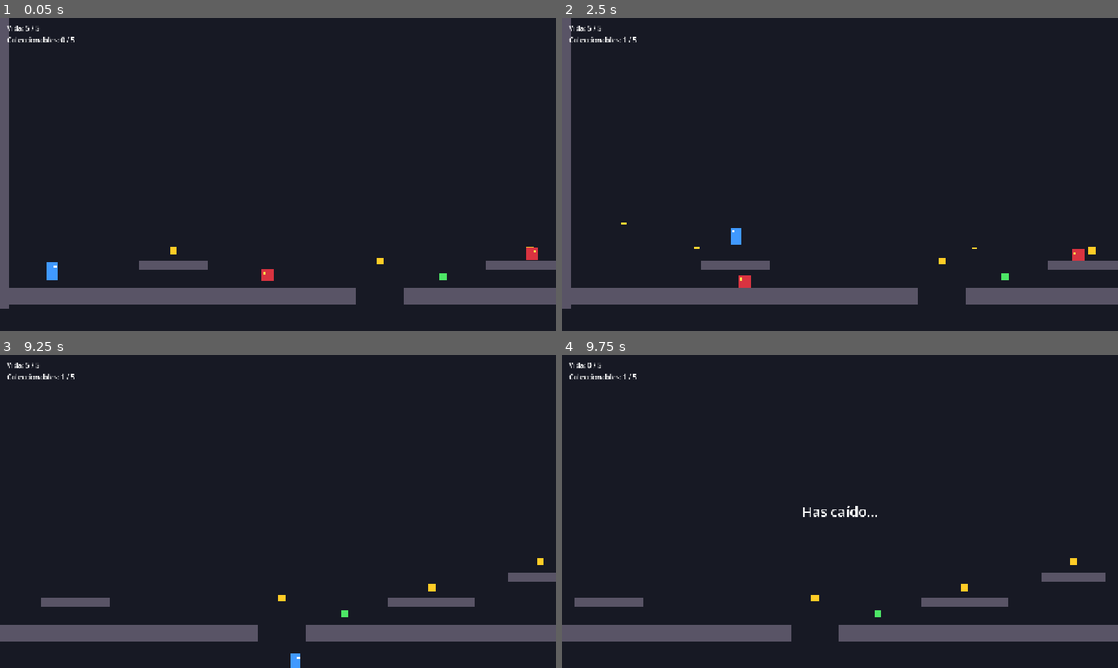
Above: before the commit, frames 1-4 (two rows, left to right).
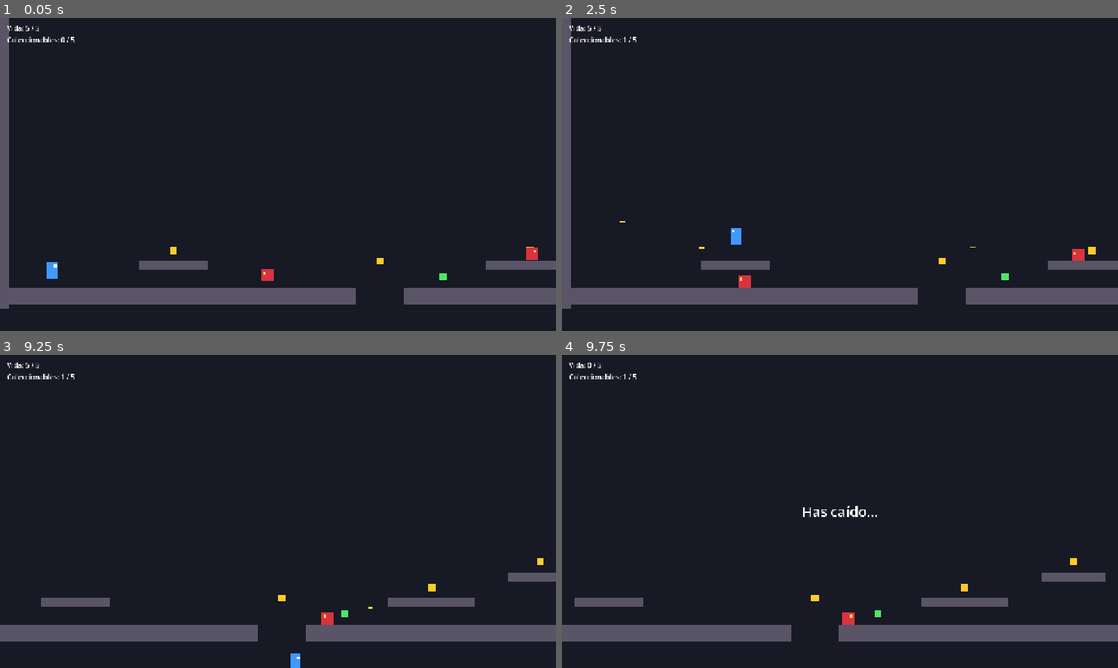
Above: after the commit, the same moments.

Repository: DimitriHX/guardianes-brazaletes
Game: Godot game, scene res://levels/TestLevel.tscn
Same seed, same stepped clock (60 frames per second), same inputs: the game is played once before the commit and once after it.
Inputs:
- Up to frame 1 (0.05 s): no input
- Up to frame 2 (2.5 s): hold J (shoot) 0.53-1.28 s; hold D (move_right) 0.53-2.03 s; tap Space (jump) at 0.77, 0.8, 1.07, 1.35, 1.52, 1.82, 2.3 s; tap J (shoot) at 1.55 s; hold A (move_left) from 2.03 s (still down); hold J (shoot) from 2.03 s (still down)
- Up to frame 3 (9.25 s): release A (move_left) at 2.78 s; release J (shoot) at 2.78 s; hold D (move_right) 2.78-4.28 s; tap J (shoot) at 2.85, 4.35, 6.05, 7.35, 8.85 s; tap Space (jump) at 3.02, 3.32, 3.6, 3.77, 4.07, 4.52, 4.82, 5.3, 5.85, 6.02, 6.32, 6.77, 6.8, 7.07, 7.52, 7.82, 8.1, 9.02 s; hold A (move_left) 4.28-5.03 s; hold D (move_right) 5.03-5.78 s; hold J (shoot) 5.03-5.78 s; hold A (move_left) 5.78-7.28 s; hold J (shoot) 6.53-7.28 s; hold D (move_right) from 7.28 s (still down)
- Up to frame 4 (9.75 s): tap Space (jump) at 9.32 s; release D (move_right) at 9.53 s; hold A (move_left) from 9.53 s (still down); hold J (shoot) from 9.53 s (still down)

The runs differ from the first frame. In frame 1, less than 0.1% of the frame differs, in the area x 8-11%, y 78-84%; in frame 2, less than 0.1%; in frame 3, 0.1%, in the area x 57-67%, y 80-87%; in frame 4, less than 0.1%.

Commit message:
Sprint 07: máquina de estados del jugador
- State y StateMachine genéricos en components/state_machine
- Player migrado a estados Idle, Walk, Jump, Fall, Attack y Dead
- Cada estado decide su animación (play_animation, listo para AnimatedSprite2D)
- Plan de evolución (sprints 07-12) en sprints.md
- Tests de regresión permanentes del jugador y de sus estados

Co-Authored-By: Claude Opus 5.5 <noreply@anthropic.com>

Diff:
--- /dev/null
+++ b/components/state_machine/State.gd
@@ -0,0 +1,35 @@
+class_name State
+extends Node
+## Clase base de un estado. Se sobrescriben los métodos virtuales que hagan falta.
+## Un estado NO cambia de estado por sí mismo: pide la transición a su
+## StateMachine (padre) emitiendo `transition_requested` con el nombre del nodo destino.
+
+signal transition_requested(target: StringName)
+
+## Animación asociada. La reproduce el estado al entrar, no el cuerpo.
+@export var animation: StringName = &""
+
+
+## Llamado al activarse. `previous` es el nombre del estado anterior (&"" al arrancar).
+func enter(_previous: StringName) -> void:
+	pass
+
+
+## Llamado justo antes de cambiar a otro estado.
+func exit() -> void:
+	pass
+
+
+## Equivalente a _process mientras el estado está activo.
+func update(_delta: float) -> void:
+	pass
+
+
+## Equivalente a _physics_process mientras el estado está activo.
+func physics_update(_delta: float) -> void:
+	pass
+
+
+## Equivalente a _unhandled_input mientras el estado está activo.
+func handle_input(_event: InputEvent) -> void:
+	pass
--- /dev/null
+++ b/components/state_machine/StateMachine.gd
@@ -0,0 +1,69 @@
+class_name StateMachine
+extends Node
+## Máquina de estados genérica. Sus hijos de tipo State son los estados,
+## identificados por el nombre del nodo.
+## El dueño (Player, jefes...) llama a start() cuando está listo y luego a
+## update / physics_update / handle_input desde sus propios callbacks, para que
+## el orden respecto a move_and_slide() sea explícito y predecible.
+
+signal state_changed(from: StringName, to: StringName)
+
+@export var initial_state: State
+
+var current_state: State
+
+var _states: Dictionary[StringName, State] = {}
+
+
+func _ready() -> void:
+	for child: Node in get_children():
+		var state: State = child as State
+		if state == null:
+			continue
+		_states[state.name] = state
+		state.transition_requested.connect(transition_to)
+
+
+func start() -> void:
+	if initial_state == null:
+		if _states.is_empty():
+			push_error("StateMachine '%s' no tiene estados hijos." % get_path())
+			return
+		initial_state = _states.values()[0]
+	current_state = initial_state
+	current_state.enter(&"")
+	state_changed.emit(&"", current_state.name)
+
+
+func update(delta: float) -> void:
+	if current_state != null:
+		current_state.update(delta)
+
+
+func physics_update(delta: float) -> void:
+	if current_state != null:
+		current_state.physics_update(delta)
+
+
+func handle_input(event: InputEvent) -> void:
+	if current_state != null:
+		current_state.handle_input(event)
+
+
+func transition_to(target: StringName) -> void:
+	var next: State = _states.get(target, null)
+	if next == null:
+		push_error("StateMachine: el estado '%s' no existe." % target)
+		return
+	if next == current_state:
+		return
+	var previous: StringName = current_state.name if current_state != null else &""
+	if current_state != null:
+		current_state.exit()
+	current_state = next
+	current_state.enter(previous)
+	state_changed.emit(previous, current_state.name)
+
+
+func get_current_state_name() -> StringName:
+	return current_state.name if current_state != null else &""
--- a/entities/player/Player.gd
+++ b/entities/player/Player.gd
@@ -1,8 +1,10 @@
 class_name Player
 extends CharacterBody2D
-## Jugador de plataformas: movimiento horizontal con aceleración,
-## salto con coyote time, jump buffer y altura variable.
-## Reenvía su vida y muerte al bus global Events.
+## Jugador de plataformas. Este script es el "cuerpo": expone parámetros y
+## operaciones de movimiento (gravedad, horizontal, salto, disparo).
+## El "cerebro" es la StateMachine hija: cada estado (Idle, Walk, Jump, Fall,
+## Attack, Dead) decide qué operaciones usar, a qué estado pasar y qué
+## animación reproducir. Reenvía vida y muerte al bus global Events.
 
 @export_group("Movimiento")
 @export var move_speed: float = 220.0
@@ -30,6 +32,8 @@
 
 ## Dirección a la que mira el jugador: 1 derecha, -1 izquierda.
 var facing: int = 1
+## Última animación pedida por un estado (útil para depurar sin sprite).
+var current_animation: StringName = &""
 
 var _coyote_left: float = 0.0
 var _jump_buffer_left: float = 0.0
@@ -39,30 +43,38 @@
 @onready var _visual: Node2D = $Visual
 @onready var _muzzle: Marker2D = $Visual/Muzzle
 @onready var _health: HealthComponent = $HealthComponent
+@onready var _state_machine: StateMachine = $StateMachine
 
 
 func _ready() -> void:
 	_health.health_changed.connect(_on_health_changed)
 	_health.died.connect(_on_health_died)
+	for child: Node in _state_machine.get_children():
+		var state: PlayerState = child as PlayerState
+		if state != null:
+			state.setup(self)
+	_state_machine.start()
 	Events.player_health_changed.emit(_health.current_health, _health.max_health)
 
 
 func _physics_process(delta: float) -> void:
-	if _is_dead:
-		return
 	_update_timers(delta)
-	_apply_gravity(delta)
-	_apply_horizontal(delta)
-	_try_jump()
+	_state_machine.physics_update(delta)
 	move_and_slide()
-	_try_shoot()
 
 
-func _process(_delta: float) -> void:
+func _process(delta: float) -> void:
+	_state_machine.update(delta)
 	# Parpadeo durante la invulnerabilidad.
 	# TODO(assets): sustituir por animación/shader de daño del sprite.
 	_visual.modulate.a = 0.4 if _health.is_invulnerable() else 1.0
 
+
+func _unhandled_input(event: InputEvent) -> void:
+	_state_machine.handle_input(event)
+
+
+# --- Vida ---
 
 func take_damage(amount: int) -> void:
 	_health.take_damage(amount)
@@ -85,6 +97,75 @@
 	return not _is_dead and not _health.is_full()
 
 
+# --- Operaciones para los estados ---
+
+func get_state_name() -> StringName:
+	return _state_machine.get_current_state_name()
+
+
+func get_input_direction() -> float:
+	return Input.get_axis("move_left", "move_right")
+
+
+func apply_gravity(delta: float) -> void:
+	if is_on_floor():
+		return
+	var g: float = gravity * (fall_gravity_multiplier if velocity.y > 0.0 else 1.0)
+	velocity.y = minf(velocity.y + g * delta, max_fall_speed)
+
+	# Salto variable: soltar el botón corta la subida.
+	if Input.is_action_just_released("jump") and velocity.y < 0.0:
+		velocity.y *= jump_cut_multiplier
+
+
+func apply_horizontal(delta: float, direction: float) -> void:
+	var control: float = 1.0 if is_on_floor() else air_control
+	if direction != 0.0:
+		velocity.x = move_toward(velocity.x, direction * move_speed, acceleration * control * delta)
+		_set_facing(1 if direction > 0.0 else -1)
+	else:
+		velocity.x = move_toward(velocity.x, 0.0, friction * control * delta)
+
+
+## Hay un salto memorizado (buffer) y aún se puede saltar (suelo o coyote).
+func wants_jump() -> bool:
+	return _jump_buffer_left > 0.0 and _coyote_left > 0.0
+
+
+func start_jump() -> void:
+	velocity.y = jump_velocity
+	_jump_buffer_left = 0.0
+	_coyote_left = 0.0
+
+
+func wants_shoot() -> bool:
+	return projectile_scene != null and _shoot_cooldown_left <= 0.0 and Input.is_action_pressed("shoot")
+
+
+func shoot() -> void:
+	if projectile_scene == null:
+		return
+	_shoot_cooldown_left = shoot_cooldown
+	var projectile: Projectile = projectile_scene.instantiate() as Projectile
+	projectile.setup(Vector2(float(facing), 0.0))
+	# Se añade al nivel (no al jugador) para que no se mueva con él.
+	var container: Node = get_tree().current_scene if get_tree().current_scene != null else get_parent()
+	container.add_child(projectile)
+	projectile.global_position = _muzzle.global_position
+	# TODO(assets): sonido de disparo.
+
+
+func play_animation(anim: StringName) -> void:
+	current_animation = anim
+	# TODO(assets): añadir un AnimatedSprite2D llamado "AnimatedSprite2D" dentro de
+	# Visual con animaciones idle, walk, jump, fall, attack y death. Se usará solo.
+	var sprite: AnimatedSprite2D = _visual.get_node_or_null("AnimatedSprite2D") as AnimatedSprite2D
+	if sprite != null and sprite.sprite_frames != null and sprite.sprite_frames.has_animation(anim):
+		sprite.play(anim)
+
+
+# --- Privados ---
+
 func _update_timers(delta: float) -> void:
 	if is_on_floor():
 		_coyote_left = coyote_time
@@ -97,49 +178,6 @@
 		_jump_buffer_left = maxf(_jump_buffer_left - delta, 0.0)
 
 	_shoot_cooldown_left = maxf(_shoot_cooldown_left - delta, 0.0)
-
-
-func _apply_gravity(delta: float) -> void:
-	if is_on_floor():
-		return
-	var g: float = gravity * (fall_gravity_multiplier if velocity.y > 0.0 else 1.0)
-	velocity.y = minf(velocity.y + g * delta, max_fall_speed)
-
-	# Salto variable: soltar el botón corta la subida.
-	if Input.is_action_just_released("jump") and velocity.y < 0.0:
-		velocity.y *= jump_cut_multiplier
-
-
-func _apply_horizontal(delta: float) -> void:
-	var direction: float = Input.get_axis("move_left", "move_right")
-	var control: float = 1.0 if is_on_floor() else air_control
-	if direction != 0.0:
-		velocity.x = move_toward(velocity.x, direction * move_speed, acceleration * control * delta)
-		_set_facing(1 if direction > 0.0 else -1)
-	else:
-		velocity.x = move_toward(velocity.x, 0.0, friction * control * delta)
-
-
-func _try_jump() -> void:
-	if _jump_buffer_left > 0.0 and _coyote_left > 0.0:
-		velocity.y = jump_velocity
-		_jump_buffer_left = 0.0
-		_coyote_left = 0.0
-
-
-func _try_shoot() -> void:
-	if projectile_scene == null or _shoot_cooldown_left > 0.0:
-		return
-	if not Input.is_action_pressed("shoot"):
-		return
-	_shoot_cooldown_left = shoot_cooldown
-	var projectile: Projectile = projectile_scene.instantiate() as Projectile
-	projectile.setup(Vector2(float(facing), 0.0))
-	# Se añade al nivel (no al jugador) para que no se mueva con él.
-	var container: Node = get_tree().current_scene if get_tree().current_scene != null else get_parent()
-	container.add_child(projectile)
-	projectile.global_position = _muzzle.global_position
-	# TODO(assets): animación de disparo y sonido.
 
 
 func _set_facing(new_facing: int) -> void:
@@ -156,6 +194,6 @@
 
 func _on_health_died() -> void:
 	_is_dead = true
-	velocity = Vector2.ZERO
-	# TODO(assets): reproducir animación de muerte antes de notificar.
+	_state_machine.transition_to(PlayerState.DEAD)
+	# TODO(assets): esperar a que termine la animación "death" antes de notificar.
 	Events.player_died.emit()
--- a/entities/player/Player.tscn
+++ b/entities/player/Player.tscn
@@ -3,6 +3,13 @@
 [ext_resource type="Script" path="res://entities/player/Player.gd" id="1_player"]
 [ext_resource type="Script" path="res://components/HealthComponent.gd" id="2_health"]
 [ext_resource type="PackedScene" path="res://entities/projectile/Projectile.tscn" id="3_projectile"]
+[ext_resource type="Script" path="res://components/state_machine/StateMachine.gd" id="4_sm"]
+[ext_resource type="Script" path="res://entities/player/states/IdleState.gd" id="5_idle"]
+[ext_resource type="Script" path="res://entities/player/states/WalkState.gd" id="6_walk"]
+[ext_resource type="Script" path="res://entities/player/states/JumpState.gd" id="7_jump"]
+[ext_resource type="Script" path="res://entities/player/states/FallState.gd" id="8_fall"]
+[ext_resource type="Script" path="res://entities/player/states/AttackState.gd" id="9_attack"]
+[ext_resource type="Script" path="res://entities/player/states/DeadState.gd" id="10_dead"]
 
 [sub_resource type="RectangleShape2D" id="RectangleShape2D_body"]
 size = Vector2(24, 40)
@@ -42,3 +49,31 @@
 script = ExtResource("2_health")
 max_health = 5
 invulnerability_time = 1.0
+
+[node name="StateMachine" type="Node" parent="." node_paths=PackedStringArray("initial_state")]
+script = ExtResource("4_sm")
+initial_state = NodePath("Idle")
+
+[node name="Idle" type="Node" parent="StateMachine"]
+script = ExtResource("5_idle")
+animation = &"idle"
+
+[node name="Walk" type="Node" parent="StateMachine"]
+script = ExtResource("6_walk")
+animation = &"walk"
+
+[node name="Jump" type="Node" parent="StateMachine"]
+script = ExtResource("7_jump")
+animation = &"jump"
+
+[node name="Fall" type="Node" parent="StateMachine"]
+script = ExtResource("8_fall")
+animation = &"fall"
+
+[node name="Attack" type="Node" parent="StateMachine"]
+script = ExtResource("9_attack")
+animation = &"attack"
+
+[node name="Dead" type="Node" parent="StateMachine"]
+script = ExtResource("10_dead")
+animation = &"death"
--- /dev/null
+++ b/entities/player/states/AttackState.gd
@@ -0,0 +1,26 @@
+extends PlayerState
+## Disparo. Dispara al entrar y mantiene el control (se puede andar, caer y
+## saltar disparando). Dura `duration` segundos para dar tiempo a la animación;
+## mantener el botón vuelve a entrar en cuanto el cooldown lo permite.
+
+## Segundos que dura el estado (debe ser <= shoot_cooldown del Player).
+@export var duration: float = 0.15
+
+var _time_left: float = 0.0
+
+
+func enter(previous: StringName) -> void:
+	super(previous)
+	_time_left = duration
+	player.shoot()
+
+
+func physics_update(delta: float) -> void:
+	player.apply_gravity(delta)
+	player.apply_horizontal(delta, player.get_input_direction())
+	_time_left -= delta
+
+	if player.wants_jump():
+		transition_requested.emit(JUMP)
+	elif _time_left <= 0.0:
+		transition_requested.emit(_locomotion_state())
--- /dev/null
+++ b/entities/player/states/DeadState.gd
@@ -0,0 +1,7 @@
+extends PlayerState
+## Muerto: inmóvil e ignora el input. Estado terminal (el LevelManager reinicia).
+
+
+func enter(previous: StringName) -> void:
+	super(previous)
+	player.velocity = Vector2.ZERO
--- /dev/null
+++ b/entities/player/states/FallState.gd
@@ -0,0 +1,16 @@
+extends PlayerState
+## En el aire bajando (o subiendo tras un ataque aéreo). Gestiona el coyote time
+## y el jump buffer: wants_jump() se comprueba antes de aterrizar para que un
+## salto memorizado salga en el mismo frame en que se toca el suelo.
+
+
+func physics_update(delta: float) -> void:
+	player.apply_gravity(delta)
+	player.apply_horizontal(delta, player.get_input_direction())
+
+	if player.wants_jump():
+		transition_requested.emit(JUMP)
+	elif player.wants_shoot():
+		transition_requested.emit(ATTACK)
+	elif player.is_on_floor():
+		transition_requested.emit(_locomotion_state())
--- /dev/null
+++ b/entities/player/states/IdleState.gd
@@ -0,0 +1,16 @@
+extends PlayerState
+## Quieto en el suelo. La fricción frena cualquier inercia restante.
+
+
+func physics_update(delta: float) -> void:
+	var direction: float = player.get_input_direction()
+	player.apply_horizontal(delta, direction)
+
+	if not player.is_on_floor():
+		transition_requested.emit(FALL)
+	elif player.wants_jump():
+		transition_requested.emit(JUMP)
+	elif player.wants_shoot():
+		transition_requested.emit(ATTACK)
+	elif direction != 0.0:
+		transition_requested.emit(WALK)
--- /dev/null
+++ b/entities/player/states/JumpState.gd
@@ -0,0 +1,18 @@
+extends PlayerState
+## Fase ascendente del salto. Al entrar aplica el impulso; pasa a Fall al
+## empezar a bajar (o al chocar con un techo).
+
+
+func enter(previous: StringName) -> void:
+	super(previous)
+	player.start_jump()
+
+
+func physics_update(delta: float) -> void:
+	player.apply_gravity(delta)
+	player.apply_horizontal(delta, player.get_input_direction())
+
+	if player.wants_shoot():
+		transition_requested.emit(ATTACK)
+	elif player.velocity.y >= 0.0:
+		transition_requested.emit(FALL)
--- /dev/null
+++ b/entities/player/states/PlayerState.gd
@@ -0,0 +1,30 @@
+class_name PlayerState
+extends State
+## Base de los estados del jugador. Recibe al Player mediante setup()
+## (inyección desde el padre) y usa sus métodos públicos de movimiento.
+
+const IDLE: StringName = &"Idle"
+const WALK: StringName = &"Walk"
+const JUMP: StringName = &"Jump"
+const FALL: StringName = &"Fall"
+const ATTACK: StringName = &"Attack"
+const DEAD: StringName = &"Dead"
+
+var player: Player
+
+
+func setup(controlled: Player) -> void:
+	player = controlled
+
+
+func enter(_previous: StringName) -> void:
+	player.play_animation(animation)
+
+
+## Estado de locomoción que corresponde ahora mismo (tras una acción o al aterrizar).
+func _locomotion_state() -> StringName:
+	if not player.is_on_floor():
+		return FALL
+	if player.get_input_direction() != 0.0:
+		return WALK
+	return IDLE
--- /dev/null
+++ b/entities/player/states/WalkState.gd
@@ -0,0 +1,16 @@
+extends PlayerState
+## Caminando por el suelo.
+
+
+func physics_update(delta: float) -> void:
+	var direction: float = player.get_input_direction()
+	player.apply_horizontal(delta, direction)
+
+	if not player.is_on_floor():
+		transition_requested.emit(FALL)
+	elif player.wants_jump():
+		transition_requested.emit(JUMP)
+	elif player.wants_shoot():
+		transition_requested.emit(ATTACK)
+	elif direction == 0.0:
+		transition_requested.emit(IDLE)
Not shown, added: .claude/skills/godot-validar/tests/test_player.gd
Not shown, added: .claude/skills/godot-validar/tests/test_player_states.gd
Not shown, added: components/state_machine/State.gd.uid
Not shown, added: components/state_machine/StateMachine.gd.uid
Not shown, added: entities/player/states/AttackState.gd.uid
Not shown, added: entities/player/states/DeadState.gd.uid
Not shown, added: entities/player/states/FallState.gd.uid
Not shown, added: entities/player/states/IdleState.gd.uid
Not shown, added: entities/player/states/JumpState.gd.uid
Not shown, added: entities/player/states/PlayerState.gd.uid
Not shown, added: entities/player/states/WalkState.gd.uid
Not shown, changed: .claude/skills/godot-validar/SKILL.md
(and 1 more such lines)
